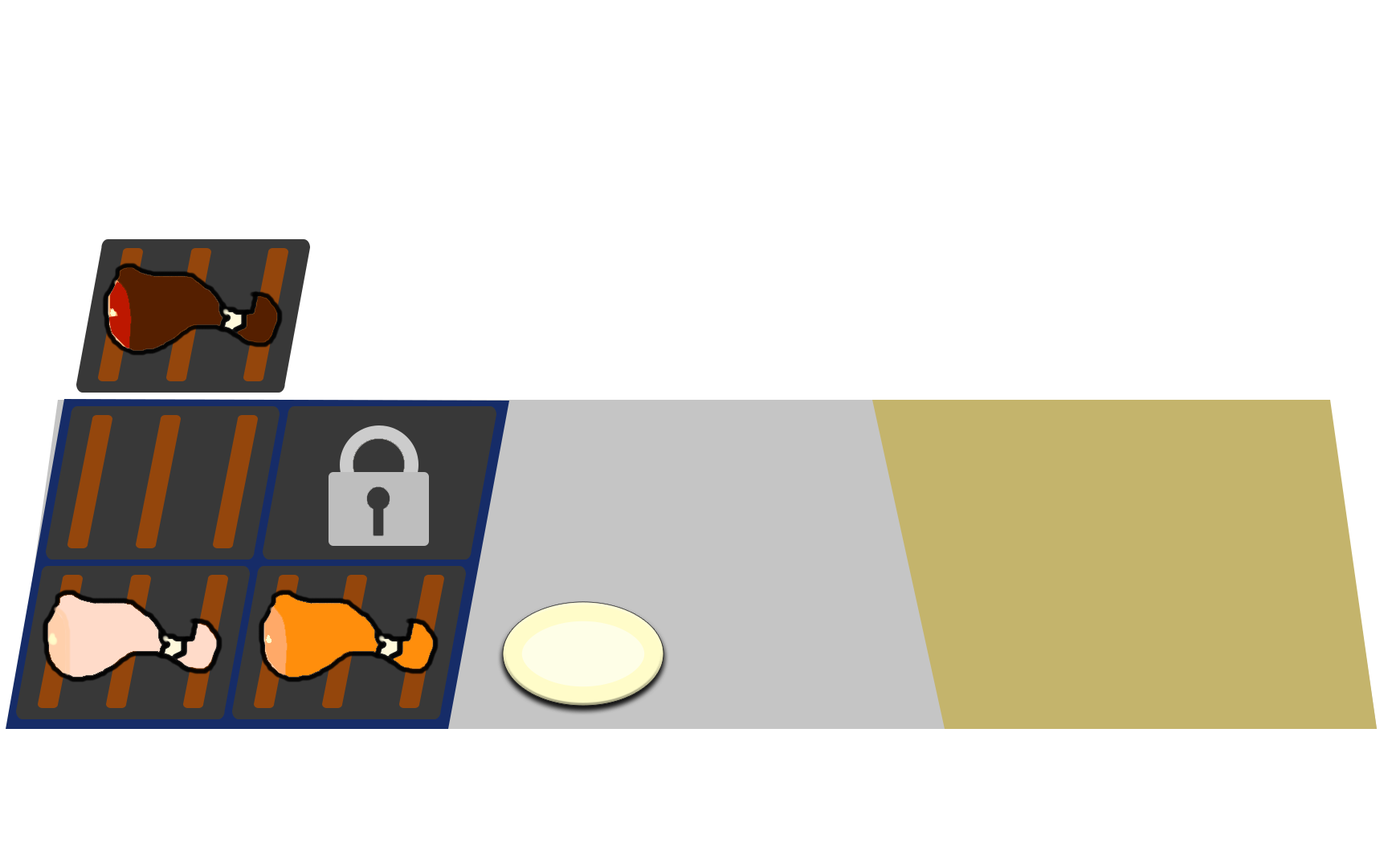
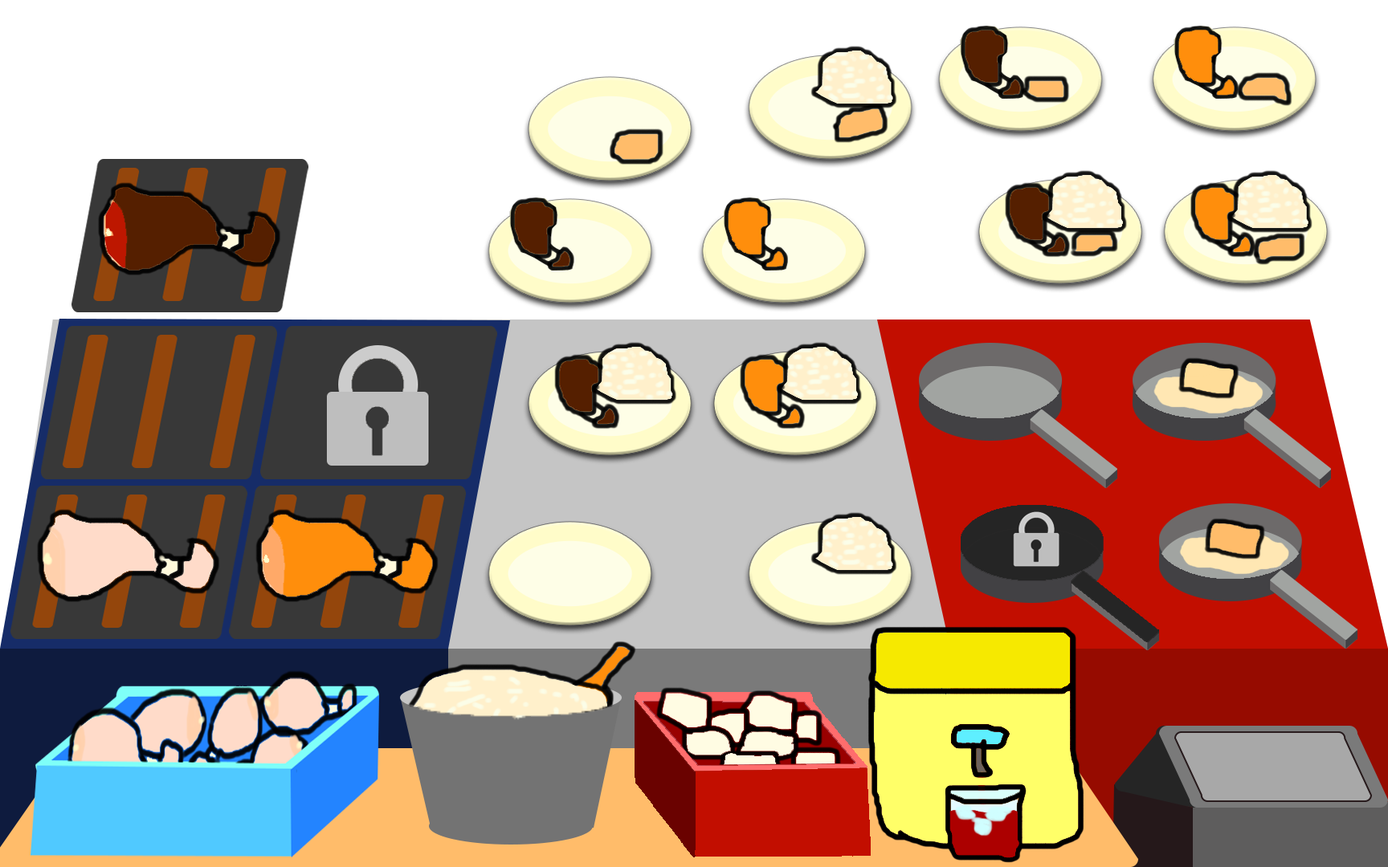
Layer changes from the first 1388 x 867 image to the second:
painted on "Grill Locked" over [260, 326, 498, 560]
painted on "Grill Ready" over [40, 326, 280, 560]
painted on "Grill with Burned Chicken" over [71, 158, 310, 393]
painted on "Grill with Grilled Chicken" over [228, 485, 466, 720]
painted on "Grill with Raw Chicken" over [10, 485, 250, 720]
added layer "Plate with Rice Burned Chicken" above "Plate with Rice Grilled Chicken" over [522, 341, 698, 465]
renamed "Plate copy" to "Plate with Rice", painted on it over [497, 511, 918, 716]
painted on "Plate" over [482, 520, 669, 716]
removed layer "Rectangle 2 copy" over [872, 399, 1377, 730]
removed layer "Rectangle 2" over [5, 399, 510, 730]
removed layer "Rectangle 1" over [11, 399, 1377, 730]
added layer "Pan Fried" above "Pan Frying" over [1158, 503, 1358, 649]
added layer "Pan Frying" above "Pan Locked" over [1132, 342, 1331, 489]
added layer "Pan Locked" above "Pan" over [960, 505, 1159, 651]
added layer "Pan" above "Iced Tea Filled" over [918, 342, 1117, 489]
added layer "Iced Tea Filled" above "Iced Tea Filling" over [867, 626, 1085, 864]
added layer "Iced Tea Filling" above "Iced Tea Empty" over [867, 626, 1085, 864]
added layer "Iced Tea Empty" above "Chicken" over [867, 626, 1085, 864]
added layer "Chicken" above "Rice" over [30, 669, 380, 858]
added layer "Rice" above "Tofu" over [399, 640, 636, 845]
added layer "Tofu" above "Table" over [634, 686, 871, 858]
added layer "Table" above "Trash Can" over [0, 748, 1138, 867]
added layer "Trash Can" above "Kitchen" over [1112, 725, 1388, 867]
added layer "Kitchen" over [0, 318, 1388, 867]
…and 9 more changes (9 added)
